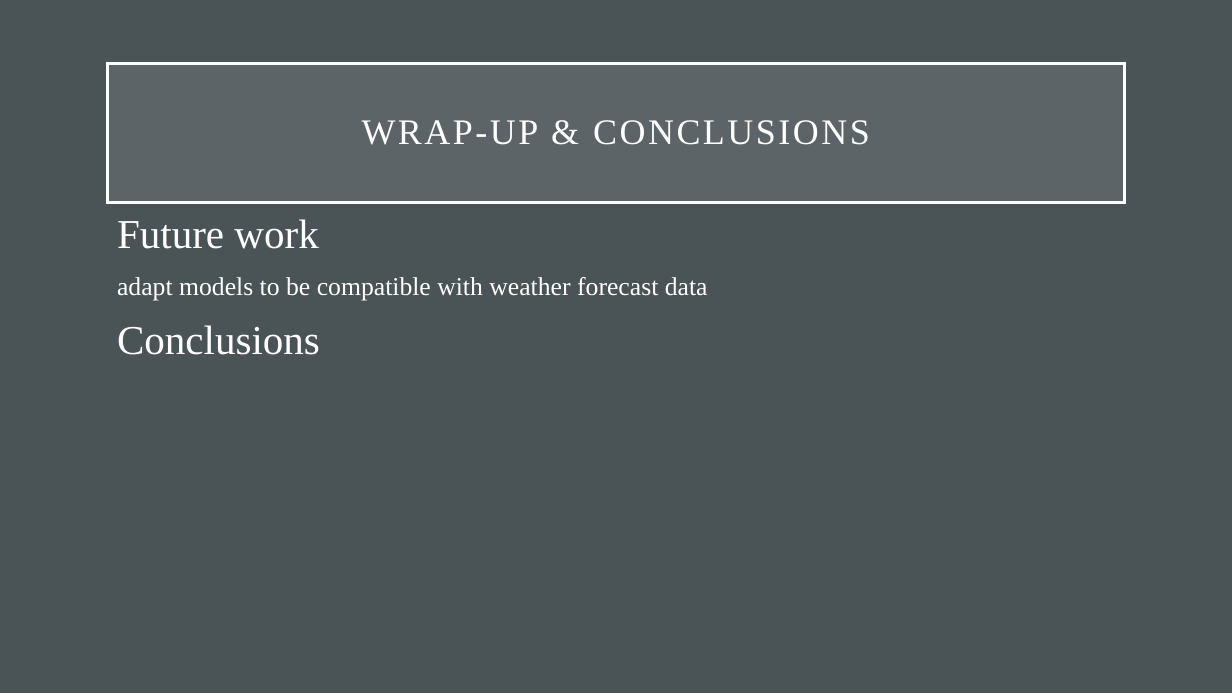
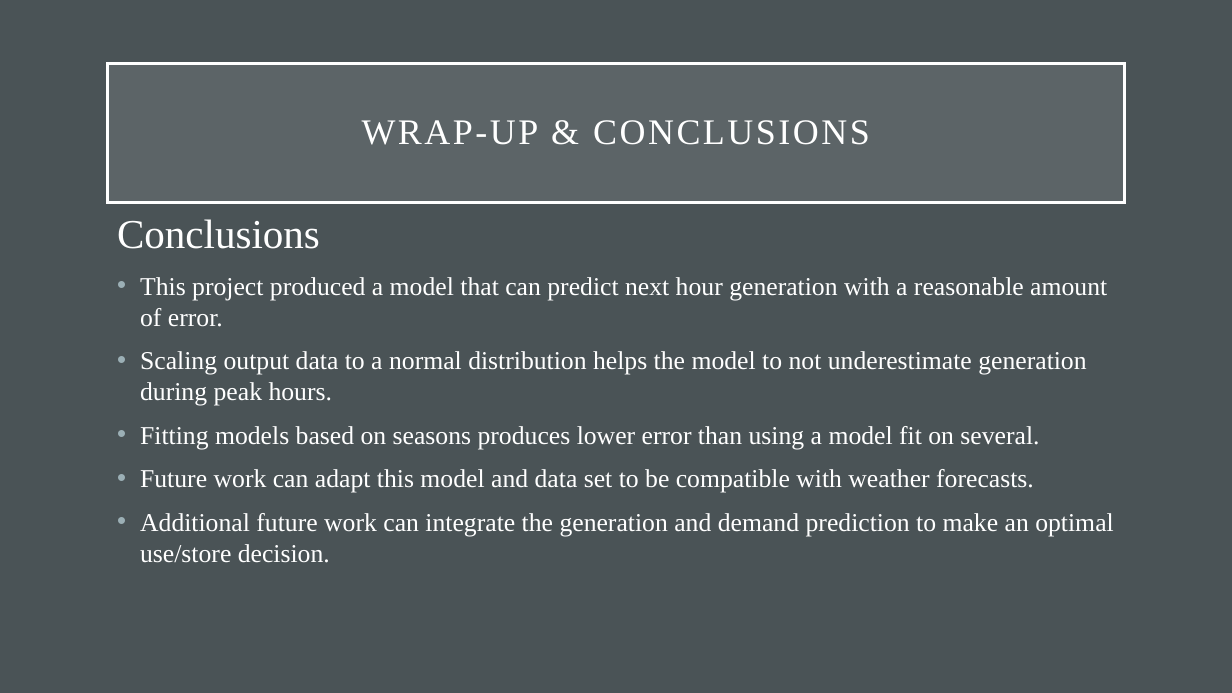
Before and after one commit to bradley-p/Solar_Energy_Forecasting, a slide deck: slide 5 of Reports:Notes/Final Presentation.pptx. Drawn at 1232x693 pixels with LibreOffice and Linux fonts; fonts in the diff are those of the drawing. Boxes give left, top, right and bottom in pixels: in the first picture for what was removed or moved away, otherwise in the second. Text is boxed around its words. In the diff, an @@ line names an element or a change of style, - is before the commit and + after.

```diff
--- a/Reports:Notes/Final Presentation.pptx
+++ b/Reports:Notes/Final Presentation.pptx
@@ text at <box>117,219,708,300</box>: paragraphs removed @@
-Future work
-adapt models to be compatible with weather forecast data
@@ text at <box>140,277,1113,563</box>: paragraphs added @@
+• This project produced a model that can predict next hour generation with a reasonable amount of error.
+• Scaling output data to a normal distribution helps the model to not underestimate generation during peak hours.
+• Fitting models based on seasons produces lower error than using a model fit on several.
+• Future work can adapt this model and data set to be compatible with weather forecasts.
+• Additional future work can integrate the generation and demand prediction to make an optimal use/store decision.
```
Also in this commit, not shown: 2 other slides changed, 2 slides added, 2 slides removed, 4 other files.
